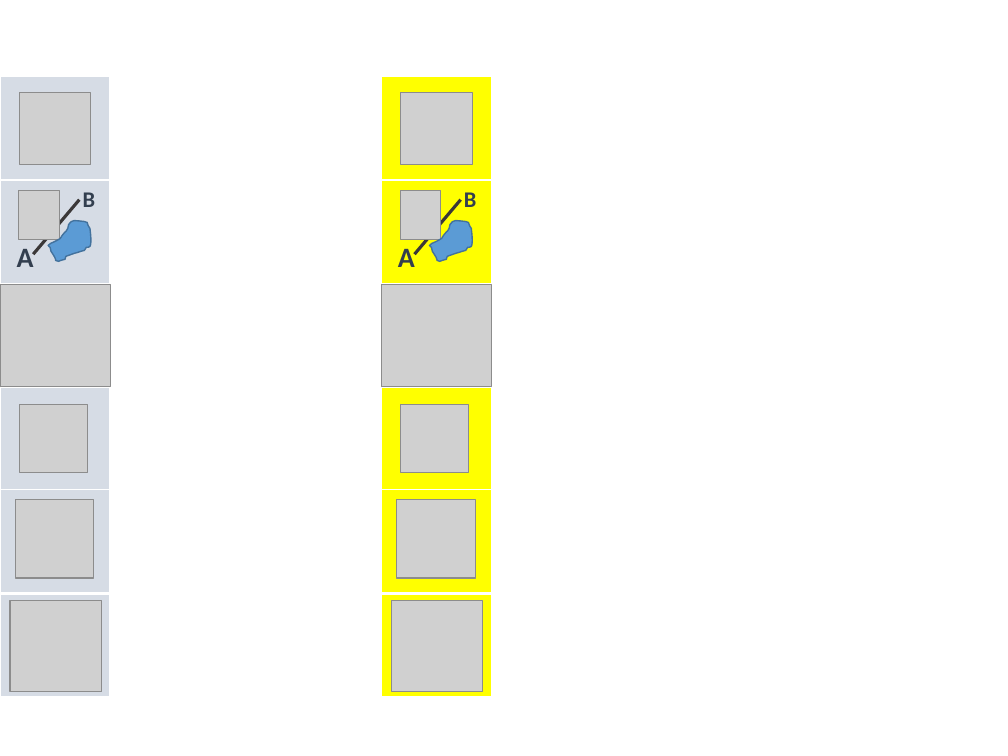
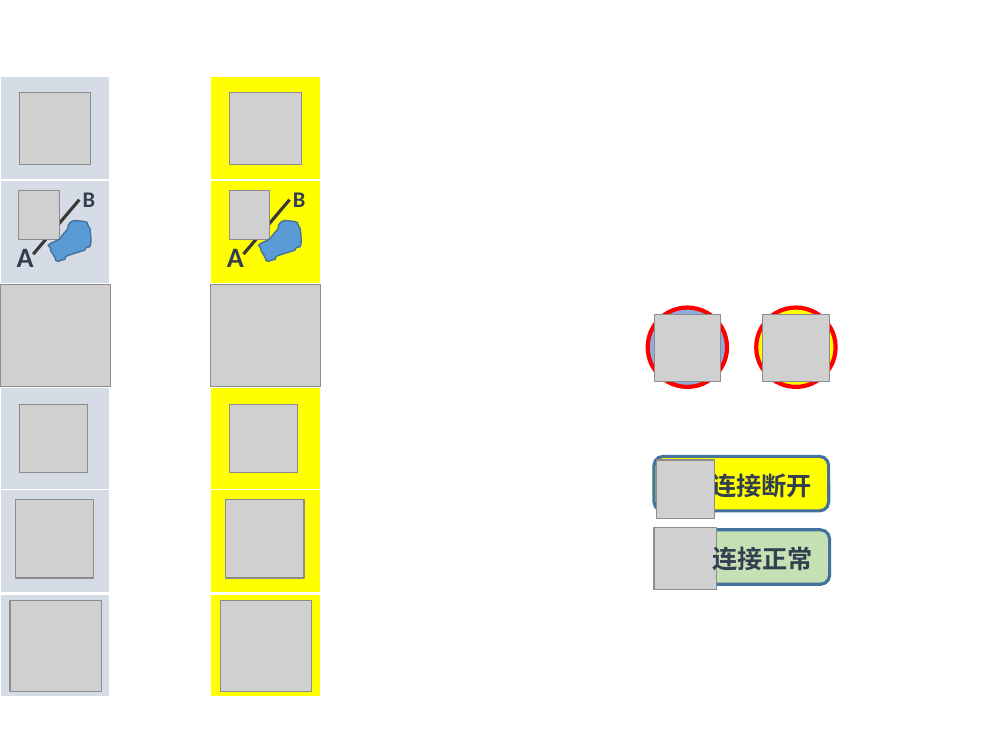
Before and after one commit to PokerM/test1, a slide deck: slide 7 of IconMaking.pptx. Drawn at 1008x756 pixels with LibreOffice and Linux fonts; fonts in the diff are those of the drawing; grey boxes stand for pictures. Boxes give left, top, right and bottom in pixels: in the first picture for what was removed or moved away, otherwise in the second. Text is boxed around its words. In the diff, an @@ line names an element or a change of style, - is before the commit and + after.

```diff
--- a/IconMaking.pptx
+++ b/IconMaking.pptx
@@ 6 pictures, 5 rectangles, 2 texts, 1 freeform shape, 1 line: place and size @@
-6 pictures, 5 rectangles, 2 texts, 1 freeform shape, 1 line at bbox=[381, 77, 491, 698]
+6 pictures, 5 rectangles, 2 texts, 1 freeform shape, 1 line at bbox=[211, 77, 321, 698]
@@ ellipse added at bbox=[648, 307, 728, 387], fill #8FAADC, outline #FF0000 3 pt @@
@@ picture added at bbox=[654, 314, 721, 381] @@
@@ ellipse added at bbox=[756, 307, 836, 387], fill #FFFF00, outline #FF0000 3 pt @@
@@ picture added at bbox=[763, 314, 830, 381] @@
@@ rounded rectangle added at bbox=[654, 457, 829, 511], fill #FFFF00, outline #43739E 2.25 pt @@
@@ picture added at bbox=[656, 460, 715, 518] @@
@@ text added at bbox=[711, 469, 812, 501], 18 pt, text #333F50, bold @@
+连接断开
@@ picture added at bbox=[654, 527, 717, 590] @@
@@ rounded rectangle added at bbox=[655, 530, 830, 585], fill #C5E0B4, outline #43739E 2.25 pt @@
@@ text added at bbox=[712, 542, 813, 574], 18 pt, text #333F50, bold @@
+连接正常
```
Also in this commit, not shown: 1 slide added, 1 slide removed, 39 other files.
